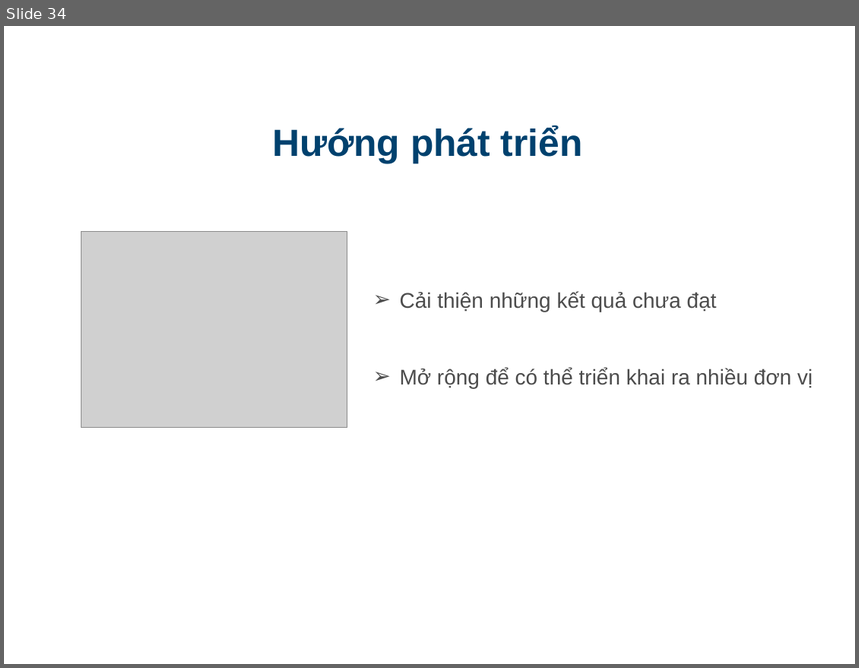
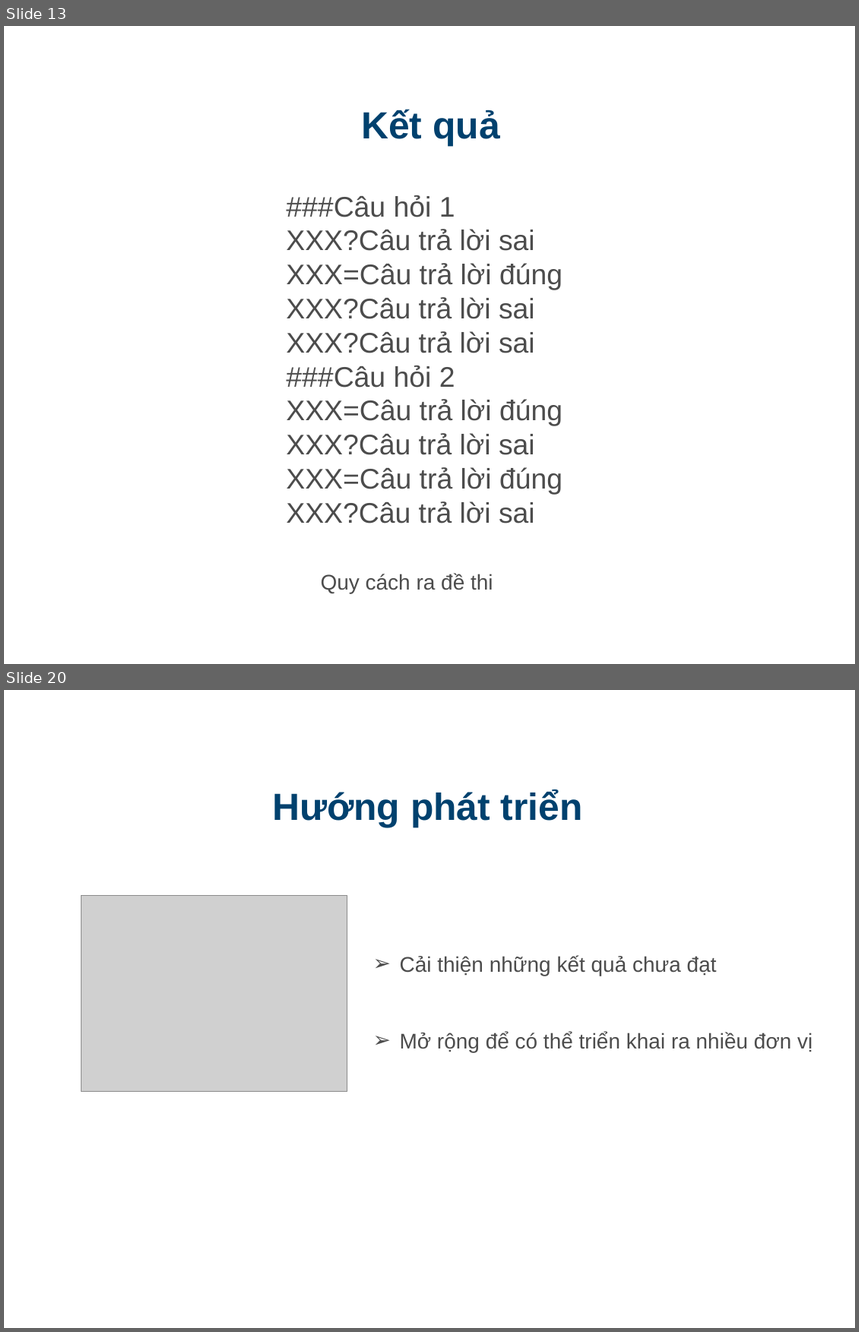
Before and after one commit to truongquangkhai99/DATN-1, a slide deck: src/doc/slide.ppt. Shown one above the other, each under a label of ours: slide 34 before the commit, slides 13 and 20 after it; the slides between them are not shown. The pictures are 859x668 and 859x1332 pixels, drawn with LibreOffice and Linux fonts; fonts in the diff are those of the drawing; grey boxes stand for pictures; background and template pictures are left out. Boxes give left, top, right and bottom in pixels: in the first picture for what was removed or moved away, otherwise in the second. Text is boxed around its words. In the diff, an @@ line names an element or a change of style, - is before the commit and + after.

```diff
--- a/src/doc/slide.ppt
+++ b/src/doc/slide.ppt
@@ slide 13 added at [4,26,855,664], background picture (left out) @@
@@ text added at [361,109,500,146], 32 pt, text #00416E, bold @@
+Kết quả
@@ text added at [286,195,563,524], 24 pt, text #4C4C4C @@
+###Câu hỏi 1
+XXX?Câu trả lời sai
+XXX=Câu trả lời đúng
+XXX?Câu trả lời sai
+XXX?Câu trả lời sai
+###Câu hỏi 2
+XXX=Câu trả lời đúng
+XXX?Câu trả lời sai
+XXX=Câu trả lời đúng
+XXX?Câu trả lời sai
@@ text added at [321,573,493,594], 18 pt, text #4C4C4C @@
+Quy cách ra đề thi
@@ what was slide 34 is now slide 20 @@
```
Also in this commit, not shown: 15 slides changed, 4 other slides added, 19 slides removed.
